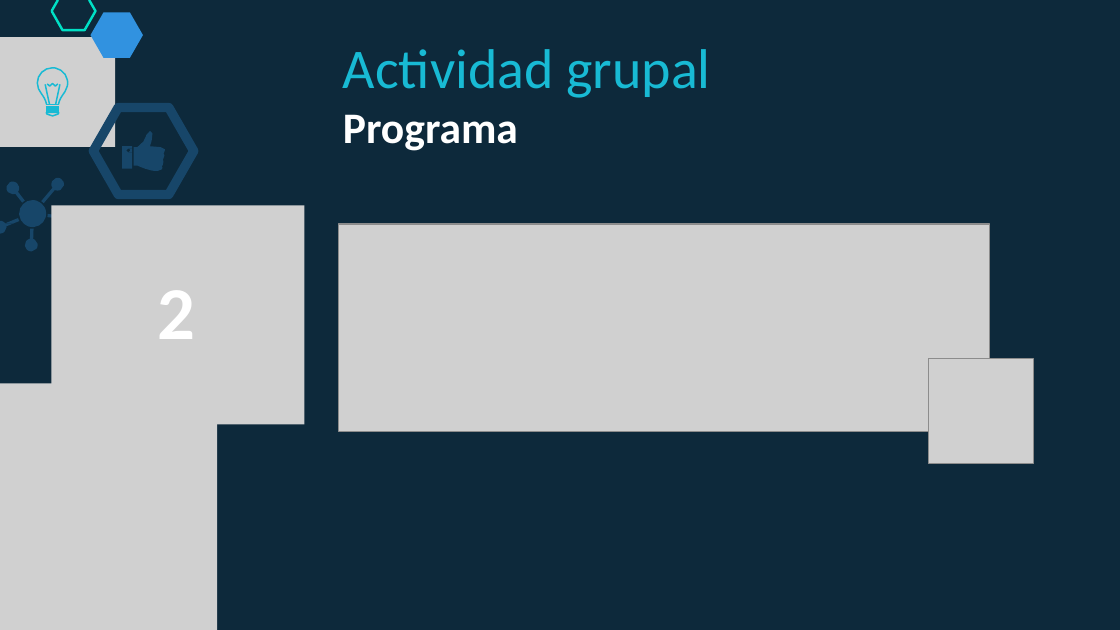
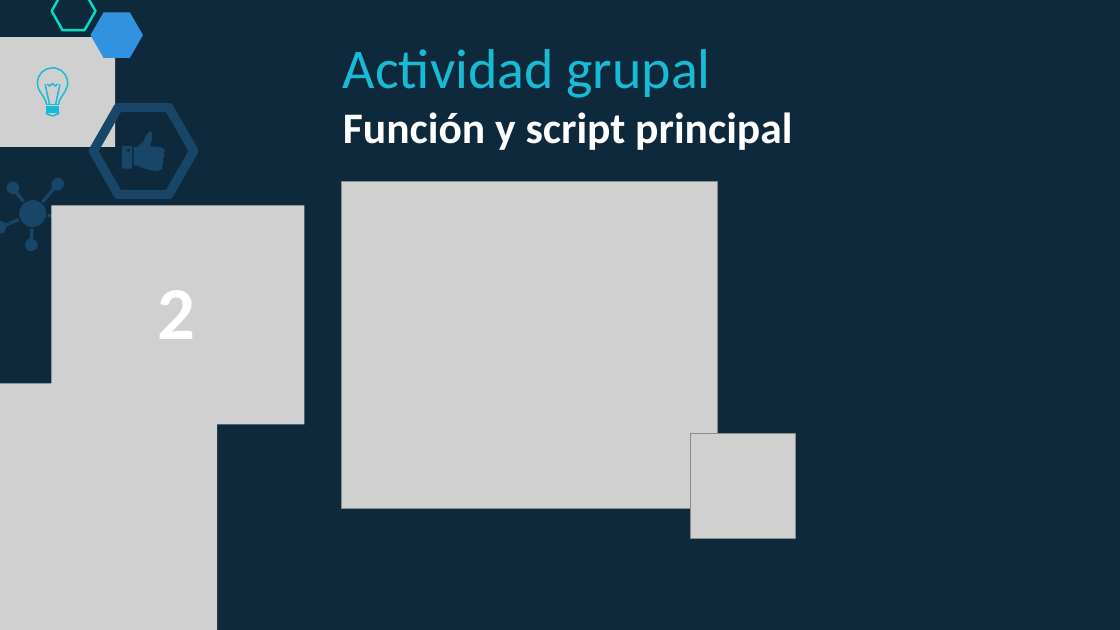
Before and after one commit to lizetheP/PensamientoC, a slide deck: slide 32 of Calendario2019/Presentaciones/Semana3/3_1_While.pptx (slide 31 before the commit). Drawn at 1120x630 pixels with LibreOffice and Linux fonts; fonts in the diff are those of the drawing; grey boxes stand for pictures. Boxes give left, top, right and bottom in pixels: in the first picture for what was removed or moved away, otherwise in the second. Text is boxed around its words. In the diff, an @@ line names an element or a change of style, - is before the commit and + after.

```diff
--- a/Calendario2019/Presentaciones/Semana3/3_1_While.pptx
+++ b/Calendario2019/Presentaciones/Semana3/3_1_While.pptx
@@ text at box(343, 112, 792, 150): text changed @@
-Programa
+Función y script principal
@@ picture added at box(342, 181, 718, 508) @@
@@ picture removed at box(338, 224, 989, 431) @@
@@ picture: place and size @@
-picture at box(928, 358, 1034, 464)
+picture at box(691, 433, 796, 539)
```
Also in this commit, not shown: 9 other slides changed, 2 slides added, 4 other files.
